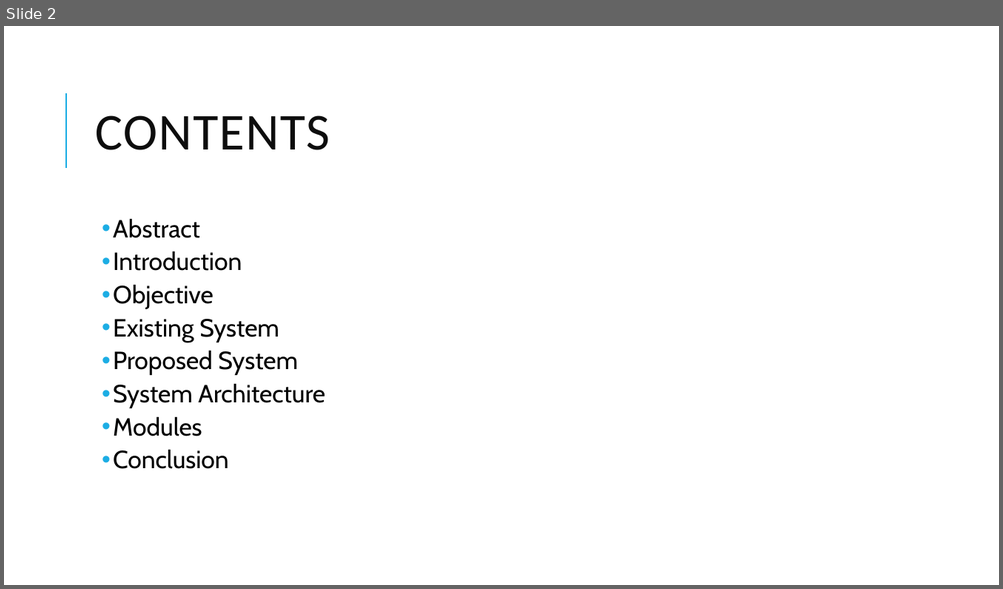
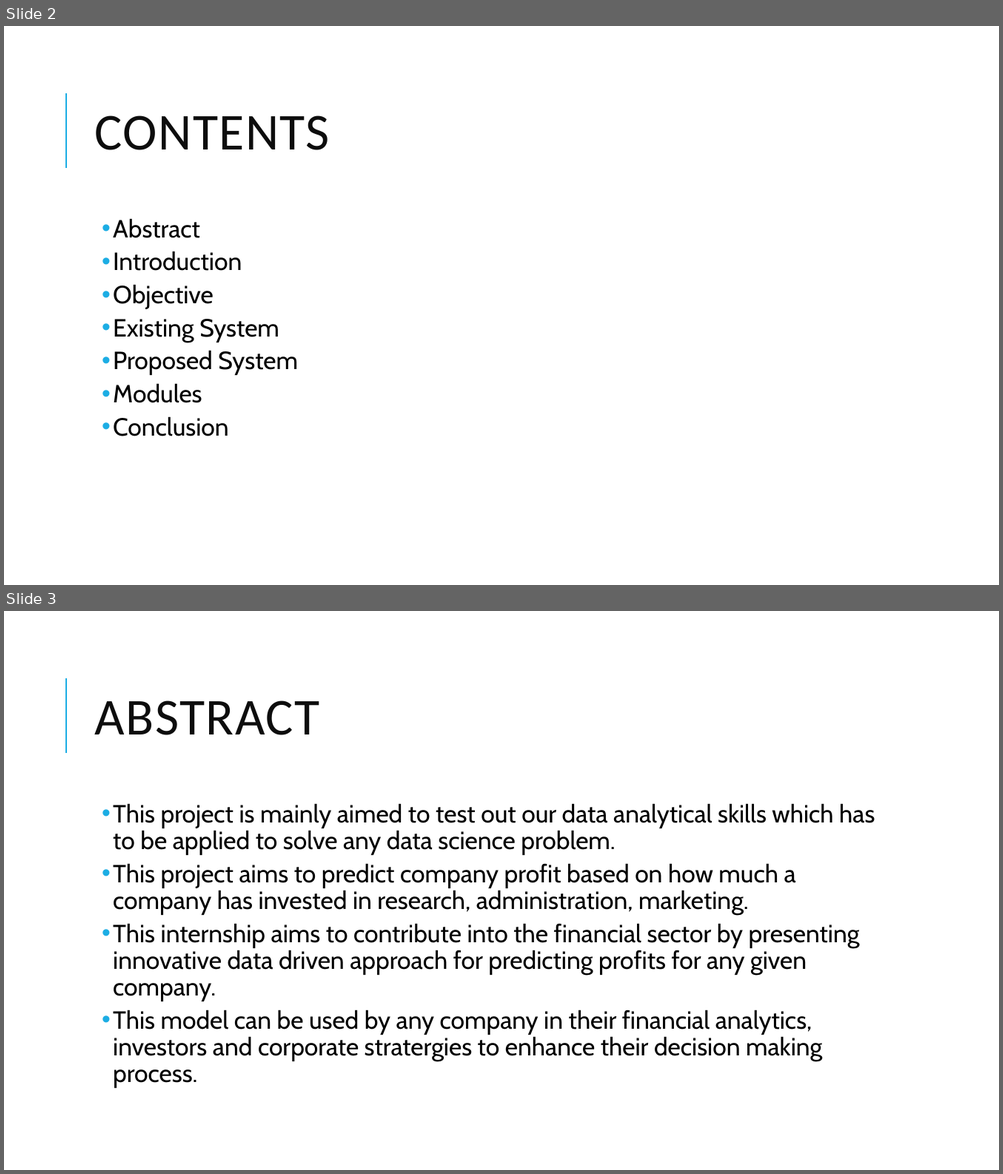
Before and after one commit to anirudhp06/Company-Profit-Prediction, a slide deck: Exposys Internship report.pptx. Shown one above the other, each under a label of ours: slide 2 before the commit, slides 2 and 3 after it. The pictures are 1003x589 and 1003x1174 pixels, drawn with LibreOffice and Linux fonts; fonts in the diff are those of the drawing. Boxes give left, top, right and bottom in pixels: in the first picture for what was removed or moved away, otherwise in the second. Text is boxed around its words. In the diff, an @@ line names an element or a change of style, - is before the commit and + after.

```diff
--- a/Exposys Internship report.pptx
+++ b/Exposys Internship report.pptx
@@ slide 3 added at (4, 611, 999, 1170), background #FFFFFF; not listed: 1 template element that a slide beside it also shows @@
@@ title added at (95, 701, 320, 735), 50 pt, text #0D0D0D @@
+ABSTRACT
@@ text added at (113, 803, 874, 1088), 24 pt, text #000000 @@
+  • This project is mainly aimed to test out our data analytical skills which has to be applied to solve any data science problem.
+  • This project aims to predict company profit based on how much a company has invested in research, administration, marketing.
+  • This internship aims to contribute into the financial sector by presenting innovative data driven approach for predicting profits for any given company.
+  • This model can be used by any company in their financial analytics, investors and corporate stratergies to enhance their decision making process.
@@ slide 2 changed as well @@
@@ text at (113, 383, 325, 409): paragraph removed @@
-  • System Architecture
```
Also in this commit, not shown: 9 other slides added, 1 other file.
